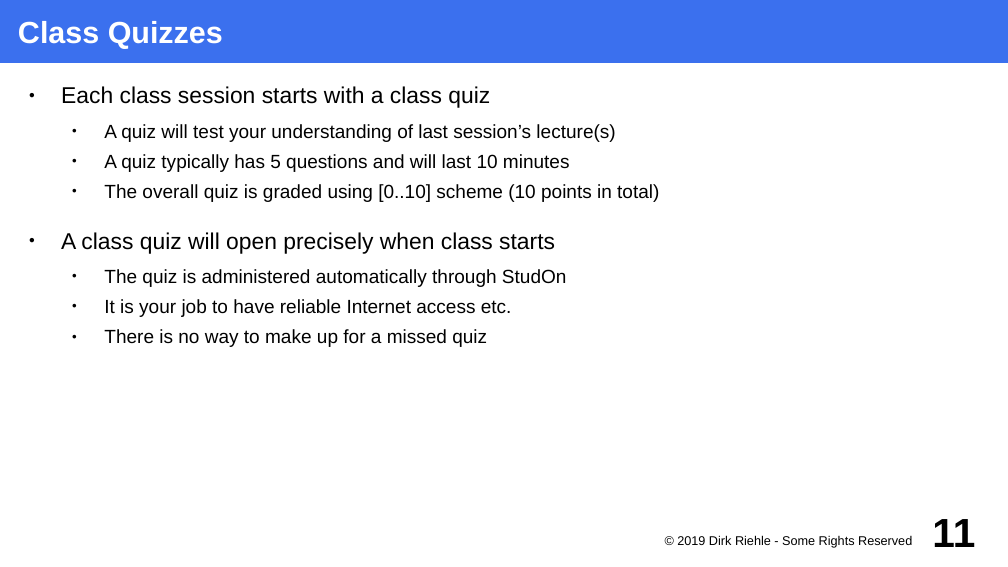
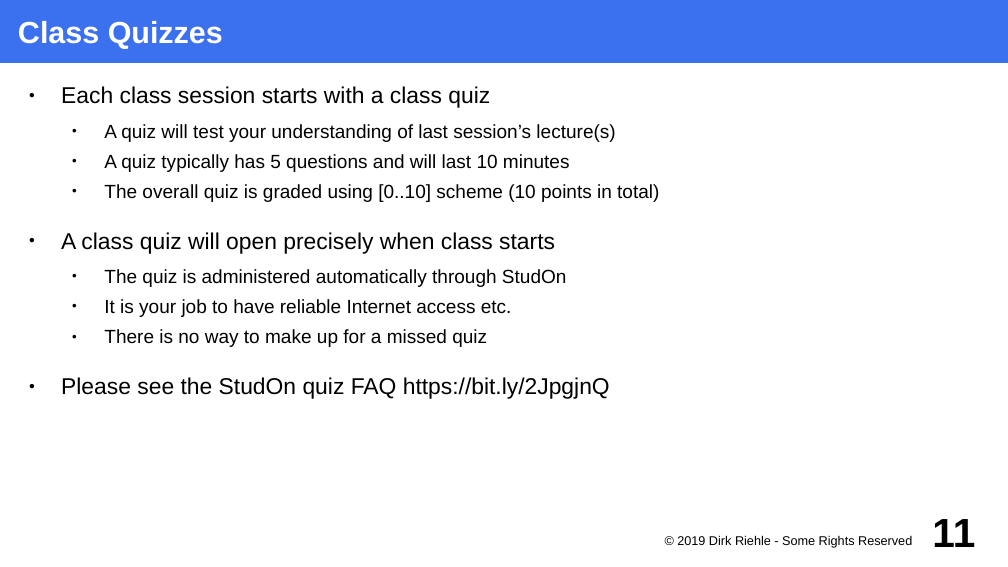
Before and after one commit to dirkriehle/foss-course, a slide deck: slide 11 of Lecture slides/FOSS A01 - Course Introduction.odp. Drawn at 1008x567 pixels with LibreOffice and Linux fonts; fonts in the diff are those of the drawing. Boxes give left, top, right and bottom in pixels: in the first picture for what was removed or moved away, otherwise in the second. Text is boxed around its words. In the diff, an @@ line names an element or a change of style, - is before the commit and + after.

```diff
--- a/Lecture slides/FOSS A01 - Course Introduction.odp
+++ b/Lecture slides/FOSS A01 - Course Introduction.odp
@@ text at (61,377,610,399): paragraph added @@
+● Please see the StudOn quiz FAQ https://bit.ly/2JpgjnQ
```
Also in this commit, not shown: 5 other files.
